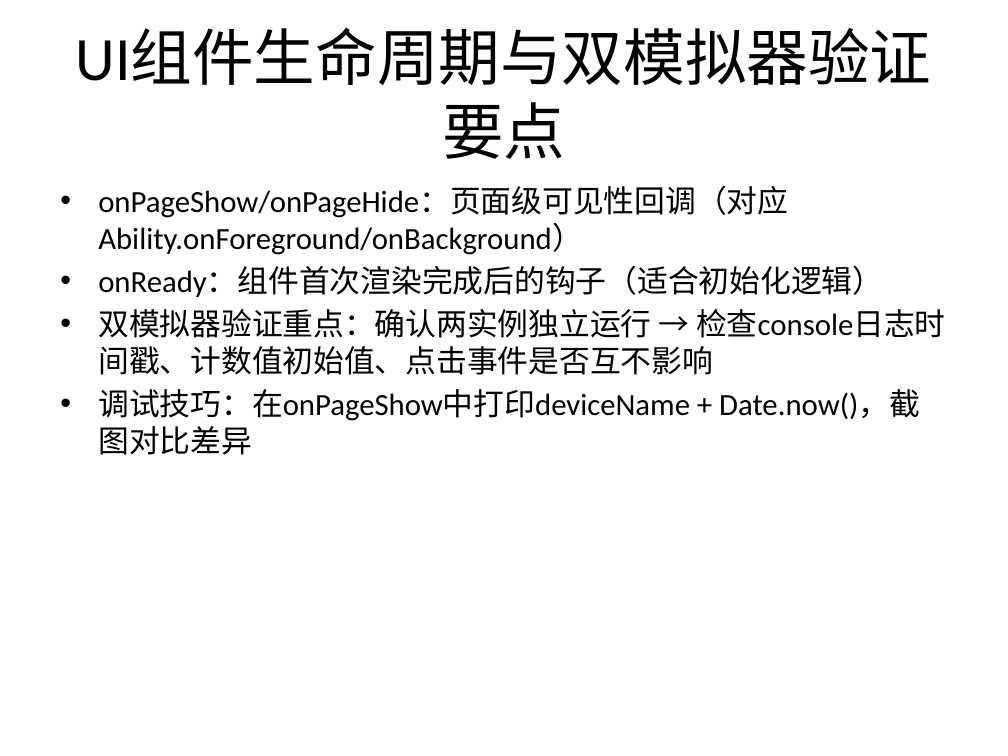
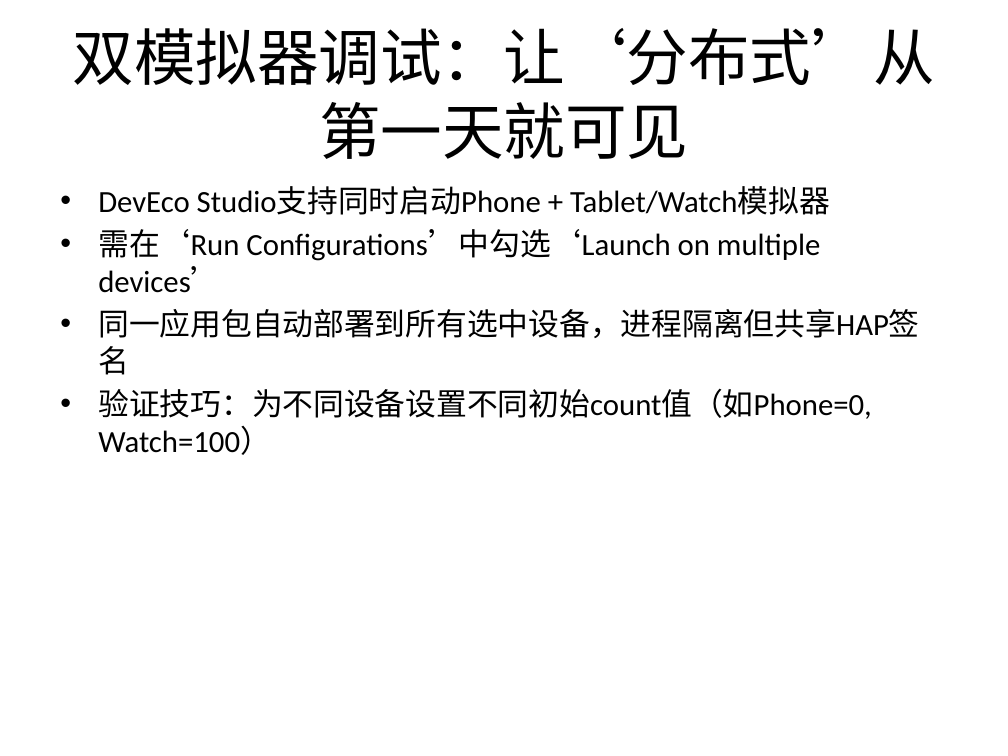
Before and after one commit to Lxlorange/zhiyan, a slide deck: slide 6 of backend/generated/pptx/classroom-2-item-12.pptx. Drawn at 1008x756 pixels with LibreOffice and Linux fonts; fonts in the diff are those of the drawing. Boxes give left, top, right and bottom in pixels: in the first picture for what was removed or moved away, otherwise in the second. Text is boxed around its words. In the diff, an @@ line names an element or a change of style, - is before the commit and + after.

```diff
--- a/backend/generated/pptx/classroom-2-item-12.pptx
+++ b/backend/generated/pptx/classroom-2-item-12.pptx
@@ title at (72,28,934,159): text changed @@
-UI组件生命周期与双模拟器验证要点
+双模拟器调试：让‘分布式’从第一天就可见
@@ text at (98,186,919,455): text changed @@
-• onPageShow/onPageHide：页面级可见性回调（对应Ability.onForeground/onBackground）
-• onReady：组件首次渲染完成后的钩子（适合初始化逻辑）
-• 双模拟器验证重点：确认两实例独立运行 → 检查console日志时间戳、计数值初始值、点击事件是否互不影响
-• 调试技巧：在onPageShow中打印deviceName + Date.now()，截图对比差异
+• DevEco Studio支持同时启动Phone + Tablet/Watch模拟器
+• 需在‘Run Configurations’中勾选‘Launch on multiple devices’
+• 同一应用包自动部署到所有选中设备，进程隔离但共享HAP签名
+• 验证技巧：为不同设备设置不同初始count值（如Phone=0, Watch=100）
```
Also in this commit, not shown: 4 other slides changed, 2 slides added, 2 slides removed, 30 other files.
